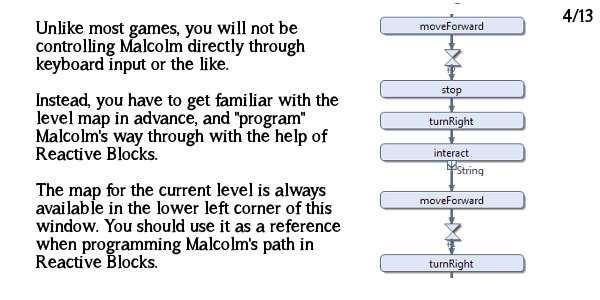
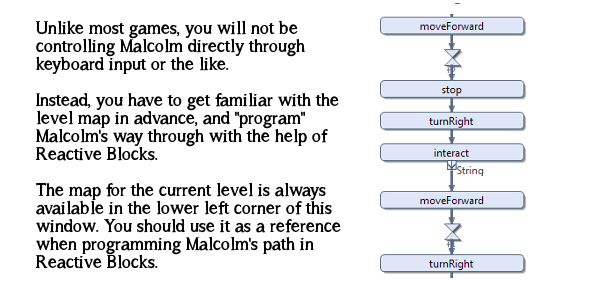
Comparing the layer stacks of the two (600, 300) images. Changes:
painted on "4/13" over [562, 8, 593, 23]
